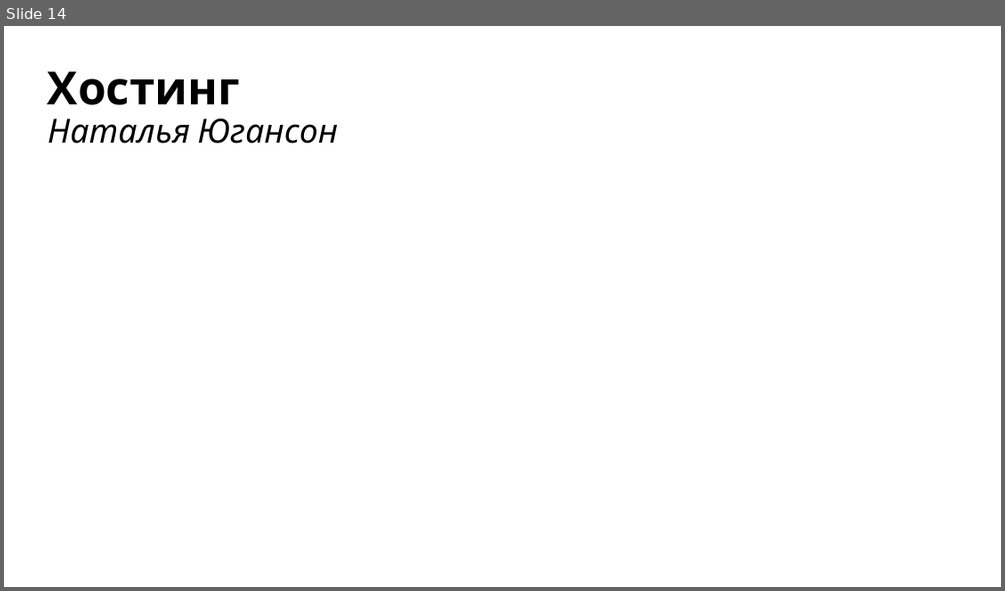
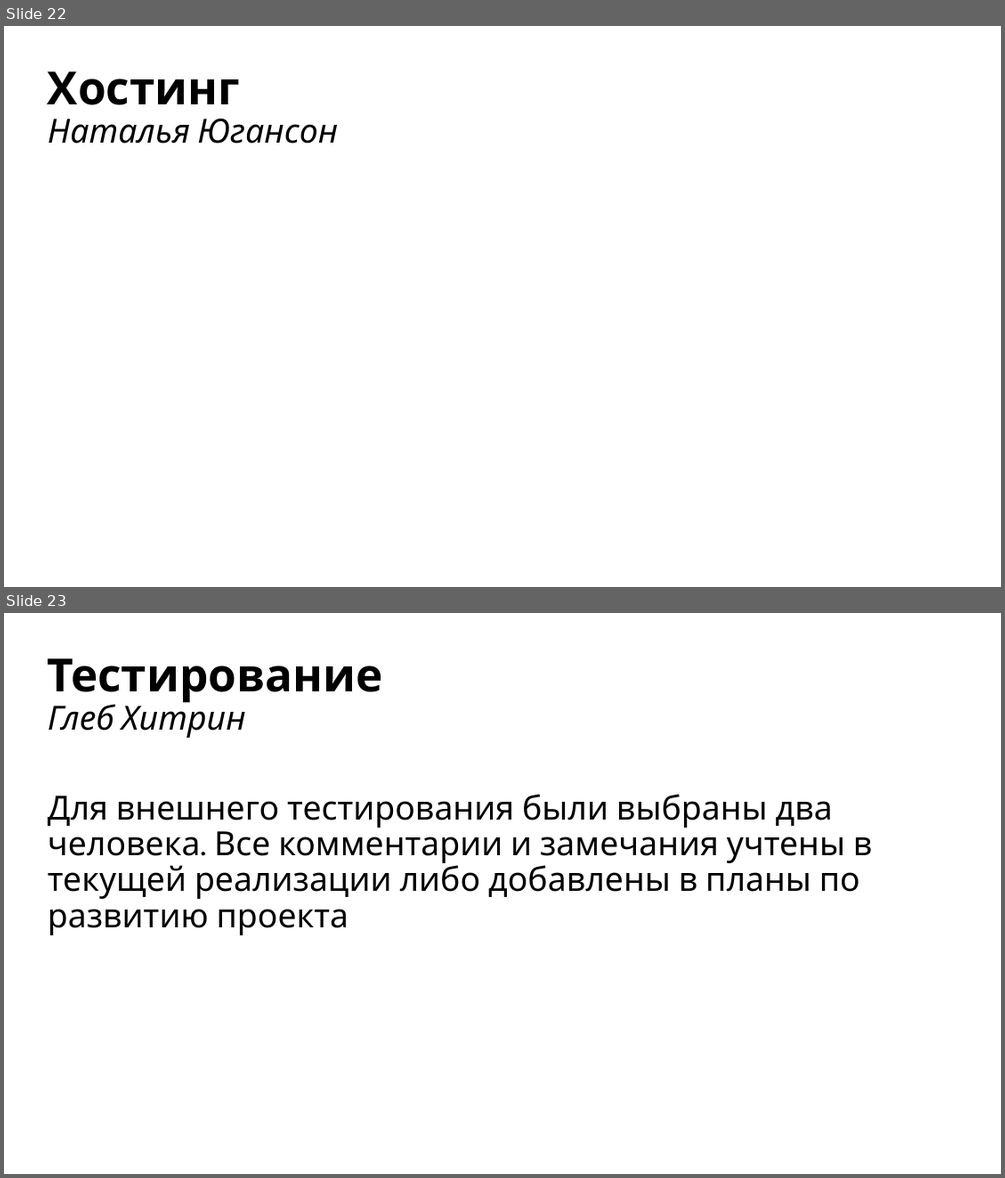
Before and after one commit to yugansonchik/GeoQuest, a slide deck: Презентация GeoQuest.pptx. Shown one above the other, each under a label of ours: slide 14 before the commit, slides 22 and 23 after it. The pictures are 1005x591 and 1005x1178 pixels, drawn with LibreOffice and Linux fonts; fonts in the diff are those of the drawing. Boxes give left, top, right and bottom in pixels: in the first picture for what was removed or moved away, otherwise in the second. Text is boxed around its words. In the diff, an @@ line names an element or a change of style, - is before the commit and + after.

```diff
--- a/Презентация GeoQuest.pptx
+++ b/Презентация GeoQuest.pptx
@@ slide 23 added at (4, 613, 1001, 1174), background #FFFFFF @@
@@ title added at (48, 658, 383, 738), 44 pt, text #000000, bold @@
+Тестирование
+Глеб Хитрин
@@ text added at (48, 794, 873, 935), 32 pt, text #000000 @@
+Для внешнего тестирования были выбраны два человека. Все комментарии и замечания учтены в текущей реализации либо добавлены в планы по развитию проекта
@@ what was slide 14 is now slide 22 @@
```
Also in this commit, not shown: 10 slides changed, 11 other slides added.
